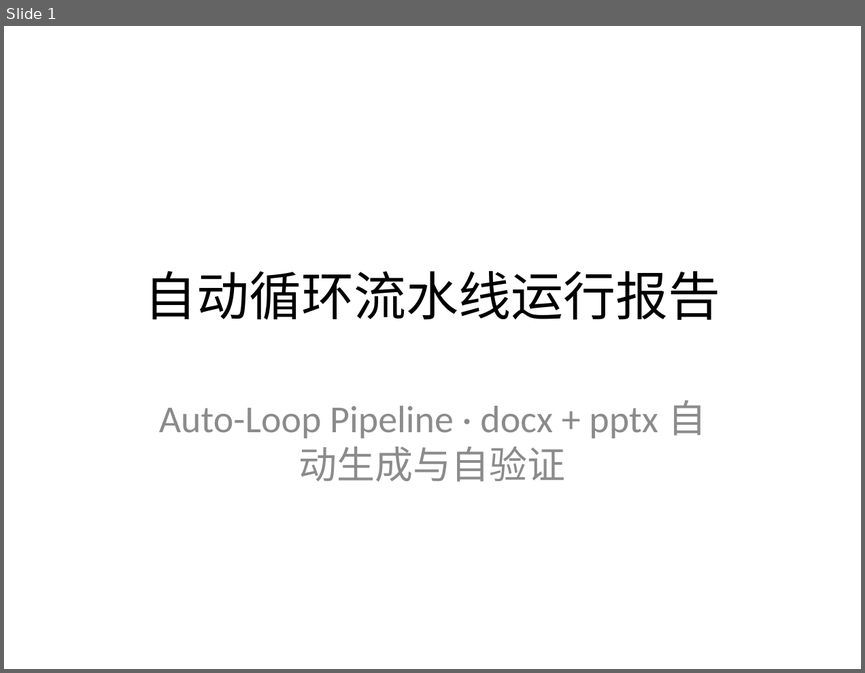
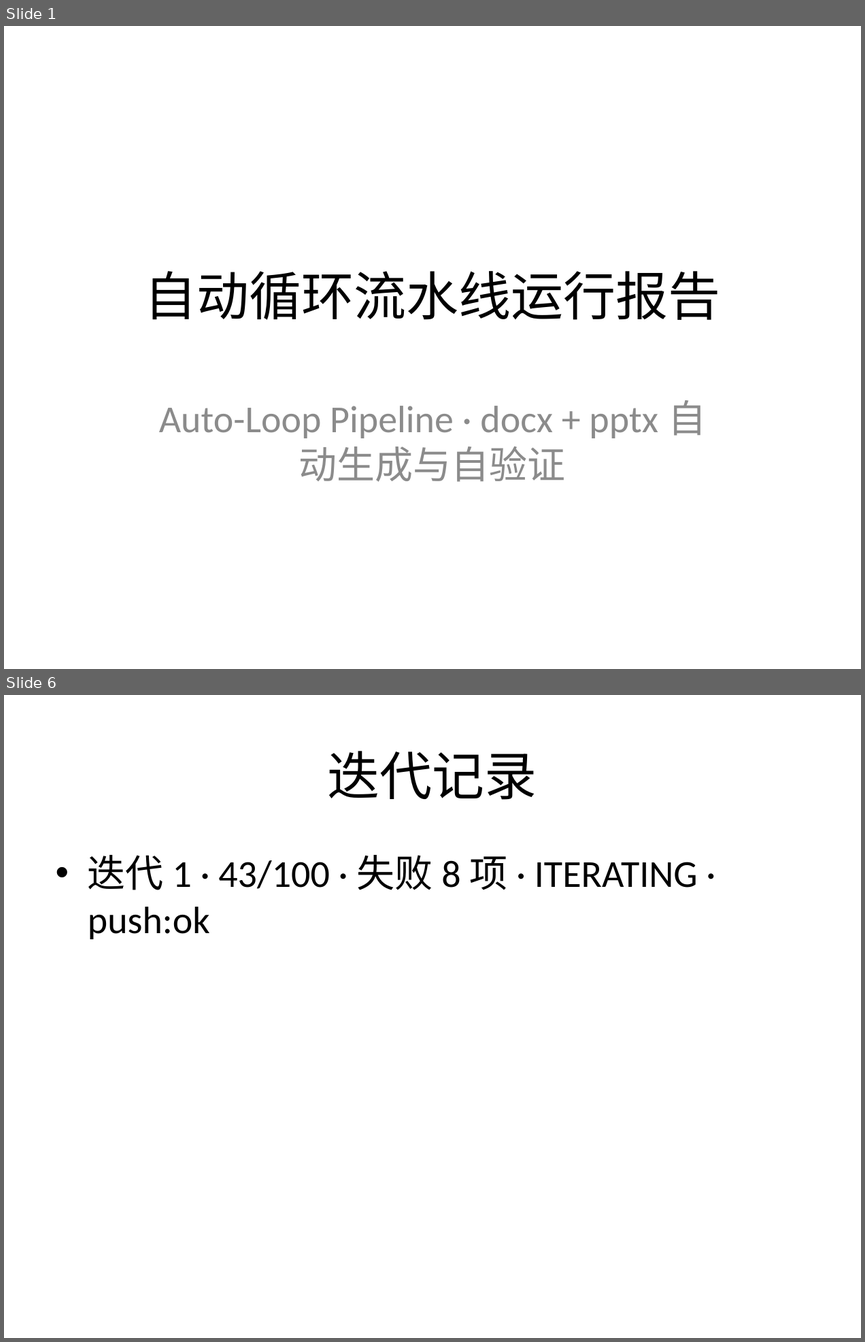
Before and after one commit to mqgg5630-cyber/test-auto-arena, a slide deck: output/slides/deck.pptx. Shown one above the other, each under a label of ours: slide 1 before the commit, slides 1 and 6 after it; the slides between them are not shown. The pictures are 865x673 and 865x1342 pixels, drawn with LibreOffice and Linux fonts; fonts in the diff are those of the drawing. Boxes give left, top, right and bottom in pixels: in the first picture for what was removed or moved away, otherwise in the second. Text is boxed around its words. In the diff, an @@ line names an element or a change of style, - is before the commit and + after.

Commit message:
auto-loop: iter 2 · score 90/100 · ITERATING

```diff
--- a/output/slides/deck.pptx
+++ b/output/slides/deck.pptx
@@ slide 6 added at bbox=[4, 695, 861, 1338], background #FFFFFF @@
@@ title added at bbox=[328, 751, 537, 800], 44 pt, text #000000 @@
+迭代记录
@@ text added at bbox=[88, 855, 698, 939], 32 pt, text #000000 @@
+• 迭代 1 · 43/100 · 失败 8 项 · ITERATING · push:ok
```
Also in this commit, not shown: 1 slide changed, 4 other slides added, 1 slide removed, 4 other files.
